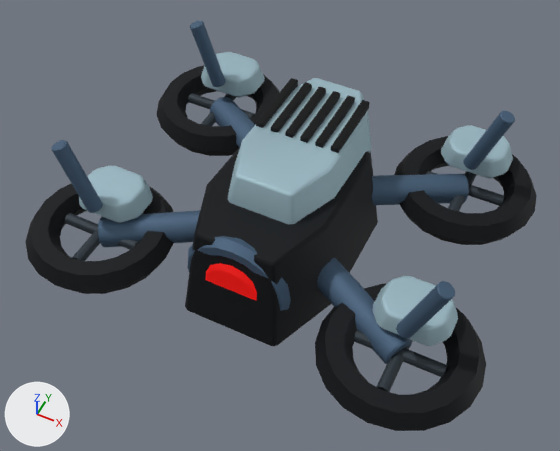
What one commit did to the FBX model Assets/_Game/Content/Chapter01Production/Models/ArcDrone_V1.fbx.
Camera for both pictures: a 50 mm lens placed at (0.99, -2.06, 3.48), pointed at (0.02, -0.11, 1.04). Lighting does not change. The marker at lower left points along +X, +Y and +Z. The older version comes first. Objects named as collision shapes, trigger or cutter boxes, shadow casters or lower levels of detail are left out. Vertices at exactly the same position are counted once.

Names of what the first picture shows: 'ArcDrone_V1_LOD0'.
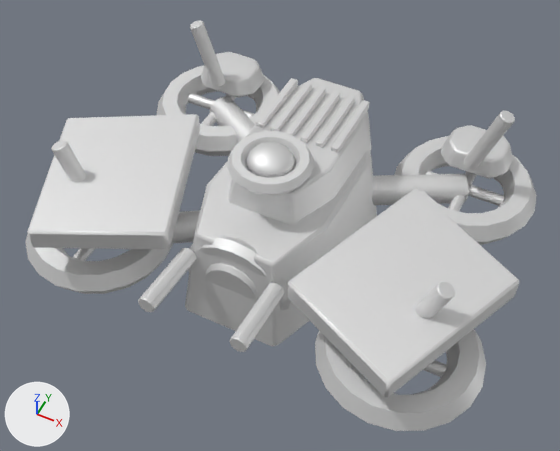
What differs and where, as boxes (x1, y1, x2, y2) in the pictures (560 x 451 px):
part 1 of me_suspended_arc_chassis, added: after (138, 248, 196, 312)
part 2 of me_suspended_arc_chassis, added: after (229, 283, 284, 352)
part 3 of me_suspended_arc_chassis, added: after (227, 131, 314, 196)
part 4 of me_suspended_arc_chassis, added: after (247, 142, 294, 178)
part 5 of me_suspended_arc_chassis, added: after (27, 114, 200, 249)
part 6 of me_suspended_arc_chassis, added: after (288, 188, 519, 397)
part 7 of me_suspended_arc_chassis, recoloured (lighter): (25, 20, 537, 431) in both

The change, as a diff of the scene's bpy script:
```diff
--- a/Assets/_Game/Content/Chapter01Production/Models/ArcDrone_V1.fbx.py
+++ b/Assets/_Game/Content/Chapter01Production/Models/ArcDrone_V1.fbx.py
@@ mat_vr3_wornindustrialatlas @@
+mat_vr3_wornindustrialatlas = principled_material('VR3_WornIndustrialAtlas')
+mat_vr3_wornindustrialatlas.base_color = (0.8, 0.8, 0.8)  # white #e7e7e7
+mat_vr3_wornindustrialatlas.metallic = 0.68
+mat_vr3_wornindustrialatlas.roughness = 0.59
@@ me_suspended_arc_chassis @@
 # used by ob_arcdrone_v1_lod0; location = (0.0, 0.0, 0.0)
-me_suspended_arc_chassis.from_pydata(...)  # 2696 vertices, 5298 faces; spans x -1.0..1.0, y -0.75..0.84, z 0.82..1.44
+me_suspended_arc_chassis.from_pydata(...)  # 3226 vertices, 6338 faces; spans x -1.0..1.0, y -0.79..0.84, z 0.82..1.5
+# me_suspended_arc_chassis part 1: the loose piece of 48 vertices spanning x -0.7..-0.66, y -0.61..-0.43, z 0.95..0.99 is copied, and the copy is turned -5.7 degrees about the x axis through its middle and scaled by 1.66, then moved by (0.49, -0.12, 0.19), in mat_vr3_wornindustrialatlas (white #e7e7e7); it spans x -0.23..-0.15, y -0.79..-0.49, z 1.12..1.21
+# me_suspended_arc_chassis part 2: the loose piece of 48 vertices spanning x 0.66..0.7, y -0.61..-0.43, z 0.95..0.99 is copied, and the copy is turned -5.7 degrees about the x axis through its middle and scaled by 1.66, then moved by (-0.49, -0.12, 0.19), in mat_vr3_wornindustrialatlas (white #e7e7e7); it spans x 0.15..0.23, y -0.79..-0.49, z 1.12..1.21
+# me_suspended_arc_chassis part 3: the loose piece of 120 vertices spanning x -1.0..-0.36, y -0.75..-0.11, z 0.91..1.03 is copied, and the copy is scaled about its middle by (0.519, 0.519, 0.486), then moved by (0.68, 0.27, 0.47), in mat_vr3_wornindustrialatlas (white #e7e7e7); it spans x -0.16..0.16, y -0.32..0.0, z 1.41..1.47
+# me_suspended_arc_chassis part 4: a new loose piece, a UV sphere (24 segments, 12 rings, poles along z) spanning x -0.09..0.09, y -0.25..-0.07, z 1.4..1.5, in mat_vr3_wornindustrialatlas (white #e7e7e7)
+# me_suspended_arc_chassis part 5: a new loose piece of 24 vertices spanning x -1.0..-0.25, y -0.76..0.13, z 1.18..1.28, in mat_vr3_wornindustrialatlas (white #e7e7e7)
+# me_suspended_arc_chassis part 6: a new loose piece of 24 vertices spanning x 0.25..1.0, y -0.76..0.13, z 1.18..1.28, in mat_vr3_wornindustrialatlas (white #e7e7e7)
+# me_suspended_arc_chassis part 7: 5298 faces spanning x -1.0..1.0, y -0.75..0.84, z 0.82..1.44 switch from mat_slice_industrialatlas to mat_vr3_wornindustrialatlas (white #e7e7e7)
```
